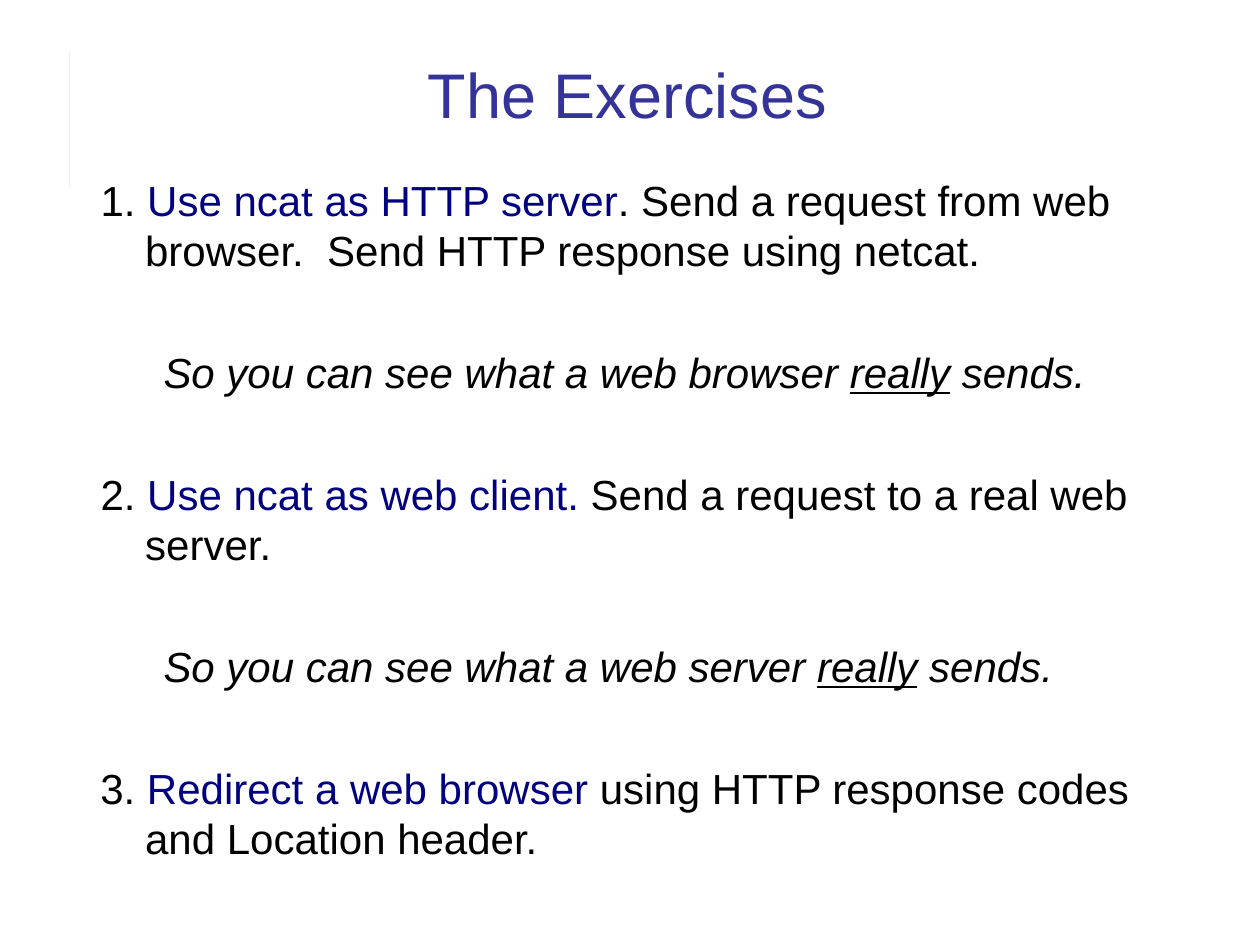
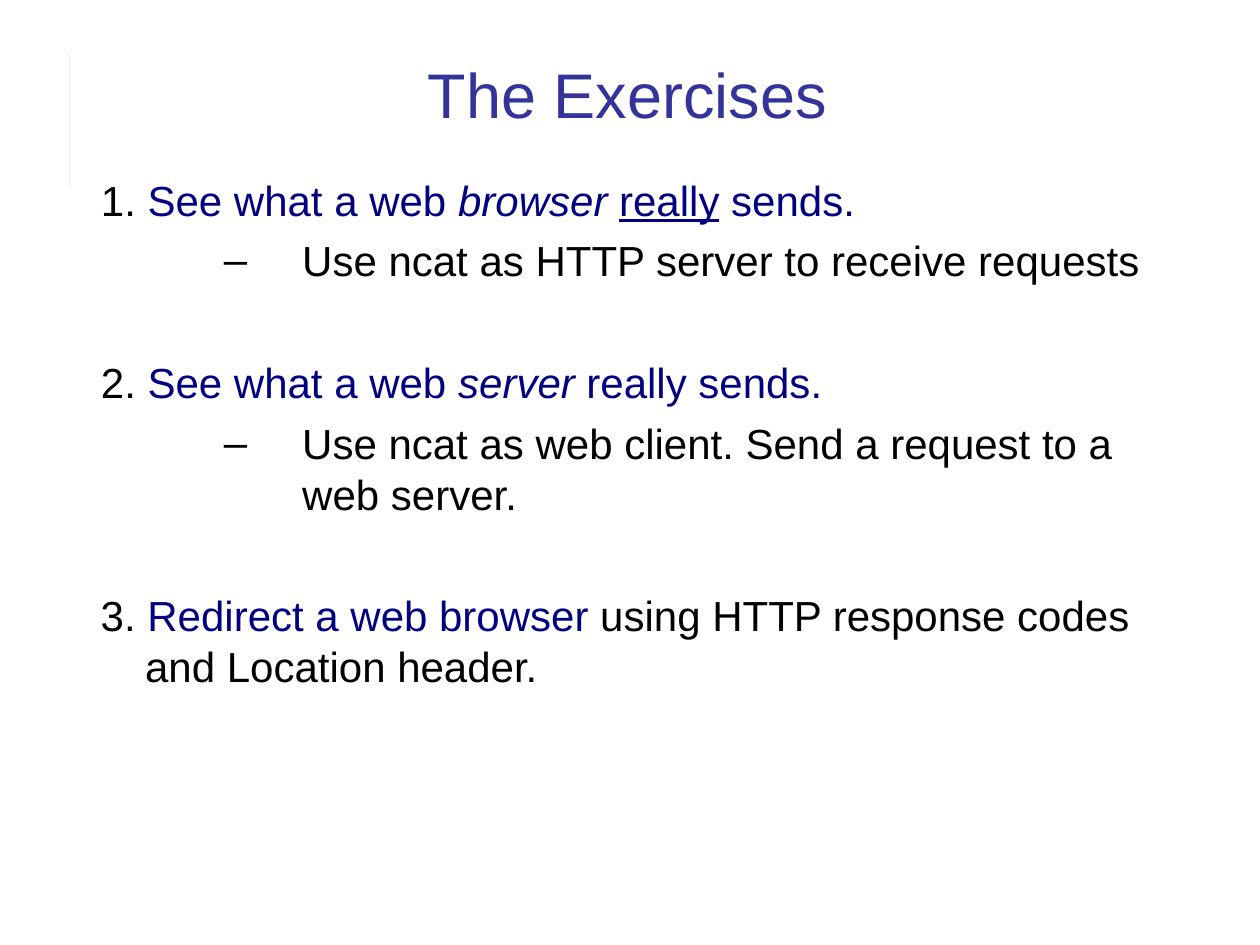
Before and after one commit to cpske/ISP, a slide deck: slide 2 of web/HTTP-in-Action.ppt. Drawn at 1260x945 pixels with LibreOffice and Linux fonts; fonts in the diff are those of the drawing. Boxes give left, top, right and bottom in pixels: in the first picture for what was removed or moved away, otherwise in the second. Text is boxed around its words. In the diff, an @@ line names an element or a change of style, - is before the commit and + after.

Commit message:
add HTTP exercises & clean-up text

```diff
--- a/web/HTTP-in-Action.ppt
+++ b/web/HTTP-in-Action.ppt
@@ text at (101, 185, 1139, 511): text changed @@
-1. Use ncat as HTTP server. Send a request from web browser. Send HTTP response using netcat.
-  So you can see what a web browser really sends.
-2. Use ncat as web client. Send a request to a real web server.
-  So you can see what a web server really sends.
+1. See what a web browser really sends.
+  – Use ncat as HTTP server to receive requests
+2. See what a web server really sends.
+  – Use ncat as web client. Send a request to a web server.
@@ text at (101, 600, 1129, 683): indent changed @@
```
Also in this commit, not shown: 13 other slides changed, 6 slides added, 3 other files.
